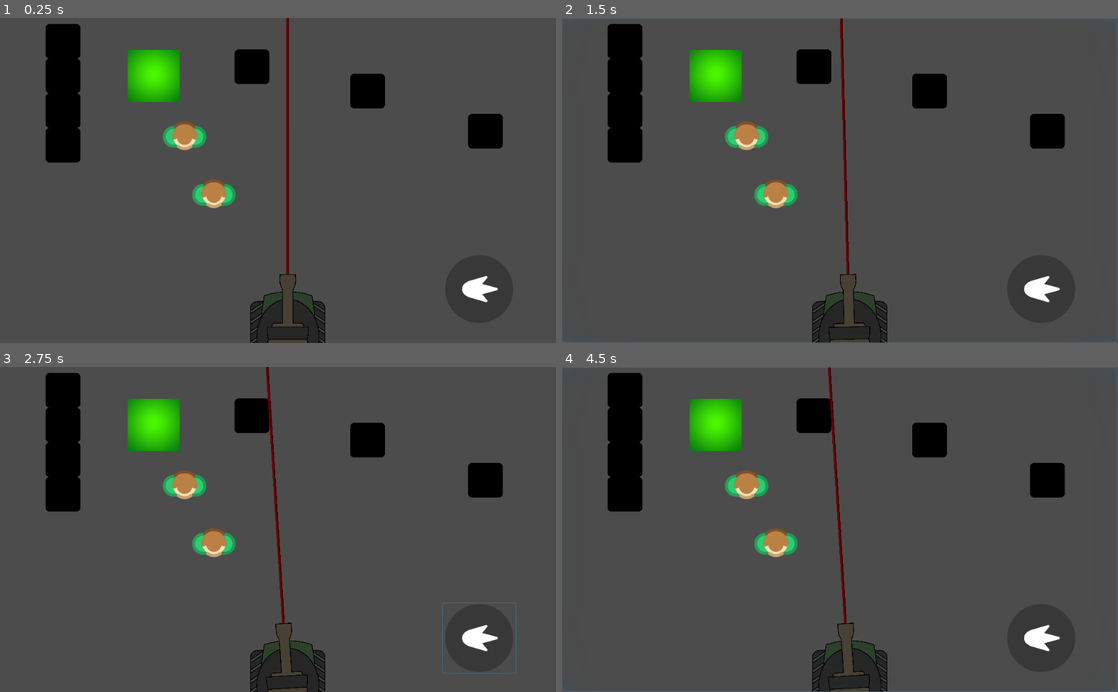
Above: before the commit, frames 1-4 (two rows, left to right).
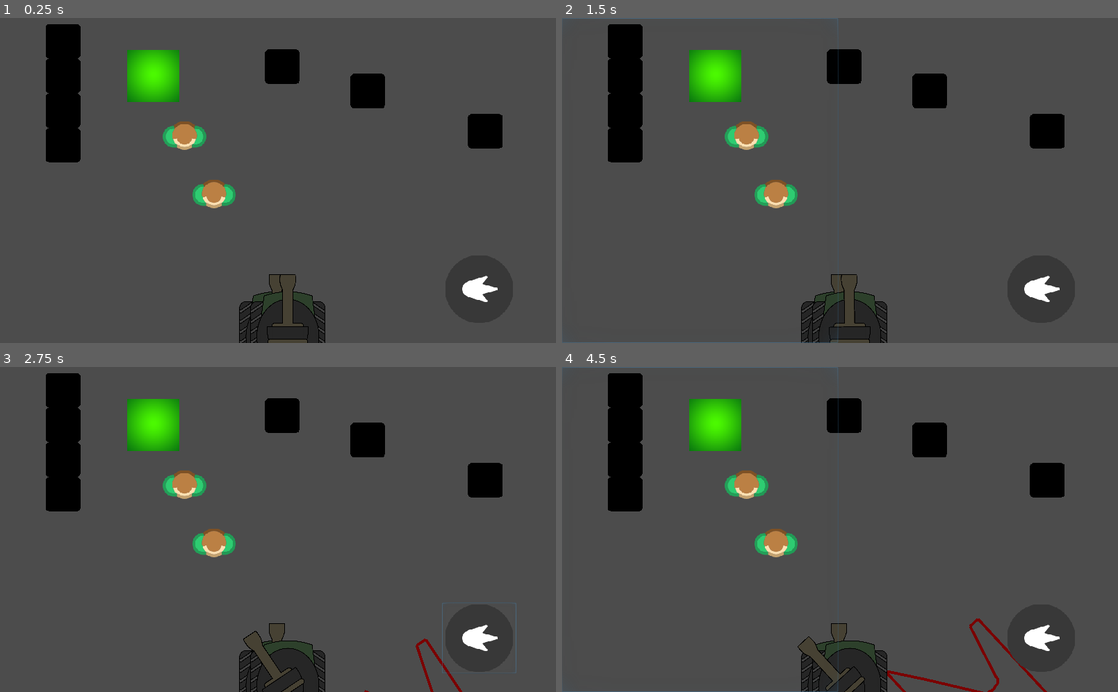
Above: after the commit, the same moments.

Repository: Dieghito124/GodotArcade-1
Game: Godot game, scene res://src/Game.tscn
Two runs of this game, one before a commit and one after it. Both use one fixed random seed, a clock stepped at 60 frames per second and the inputs below. The engine's default icon, where the game draws it, is replaced by a stand-in: a white triangle on a blue panel in a dark square.
Inputs (mouse positions are in pixels of both pictures, inside the frame that each line leads up to):
- Up to frame 1 (0.25 s): no input
- Up to frame 2 (1.5 s): click (840, 180) at 0.52 s; click (701, 180) at 1.27 s
- Up to frame 3 (2.75 s): click (478, 636) at 2.02 s
- Up to frame 4 (4.5 s): click (979, 529) at 2.77 s; click (840, 529) at 3.52 s; click (701, 529) at 4.27 s

The runs differ from the first frame. In frame 1, 2.2% of the frame differs, in the area x 8-91%, y 0-100%; in frame 2, 2.6%; in frame 3, 3.1%; in frame 4, 3.7%, in the area x 8-100%, y 0-100%.

Commit message:
Refactoring and started to work on new things

Diff:
--- a/HUD/HUD.gd
+++ b/HUD/HUD.gd
@@ -3,5 +3,7 @@
 signal shot
 
 func _ready() -> void:
+	print(get_parent().name)
 	$Control/ShotBtn.connect("pressed", get_node("/root/Game/Player"), "_player_shot")
-	$Control/MoveBtn.connect("pressed", get_node("/root/Game/Player"), "_player_move")
+	$Control/MoveButtons/MoveRight.connect("pressed", get_parent(), "_player_move_right")
+	$Control/MoveButtons/MoveLeft.connect("pressed", get_parent(), "_player_move_left")
--- a/HUD/HUD.tscn
+++ b/HUD/HUD.tscn
@@ -12,9 +12,23 @@
 margin_left = -1.36041
 margin_right = -1.36041
 
-[node name="MoveBtn" type="Button" parent="Control"]
+[node name="MoveButtons" type="HBoxContainer" parent="Control"]
 anchor_right = 1.0
 anchor_bottom = 1.0
+
+[node name="MoveLeft" type="Button" parent="Control/MoveButtons"]
+margin_right = 510.0
+margin_bottom = 600.0
+size_flags_horizontal = 3
+size_flags_vertical = 3
+flat = true
+
+[node name="MoveRight" type="Button" parent="Control/MoveButtons"]
+margin_left = 514.0
+margin_right = 1024.0
+margin_bottom = 600.0
+size_flags_horizontal = 3
+size_flags_vertical = 3
 flat = true
 
 [node name="ShotBtn" type="Button" parent="Control"]
--- a/project.godot
+++ b/project.godot
@@ -18,6 +18,11 @@
 config/name="GodotArcade"
 run/main_scene="res://src/Game.tscn"
 config/icon="res://icon.png"
+
+[display]
+
+window/stretch/mode="2d"
+window/stretch/aspect="keep"
 
 [importer_defaults]
 
--- a/src/Game.gd
+++ b/src/Game.gd
@@ -6,8 +6,6 @@
 signal load_menu
 signal unload_game
 signal unload_menu
-signal player_shot
-signal bullet_spawned(cannon_rotation)
 
 var music = true
 
--- a/src/Game.tscn
+++ b/src/Game.tscn
@@ -6,6 +6,7 @@
 [ext_resource path="res://sound/music/CanzoneArcade1(SecondaParte).wav" type="AudioStream" id=4]
 [ext_resource path="res://HUD/HUD.tscn" type="PackedScene" id=5]
 [ext_resource path="res://src/Player.tscn" type="PackedScene" id=6]
+[ext_resource path="res://src/menu/Menu.tscn" type="PackedScene" id=7]
 
 [node name="Game" type="Node"]
 script = ExtResource( 1 )
@@ -24,3 +25,6 @@
 
 [node name="Player" parent="." instance=ExtResource( 6 )]
 position = Vector2( 530, 600 )
+
+[node name="Menu" parent="." instance=ExtResource( 7 )]
+visible = false
--- a/src/Player.gd
+++ b/src/Player.gd
@@ -8,14 +8,17 @@
 var turret_moving : bool = false
 
 func _ready() -> void:
-	pass
+	$Cannon/Laser.add_point(position)
+
+func _process(delta: float) -> void:
+	$Cannon/Laser.add_point($Cannon/Laser/RayCast2D.get_collision_point())
 
 func _player_shot() -> void:
 	if !turret_moving:
 #------------INSTANCIATE THE BULLET WHEN THE BUTTON IS PRESSED & TURRET NOT MOVING------------#
 		$Timers/ShotTimer.start()
 		var bul = bullet_scene.instance()
-		get_node("/root/Game/Player").add_child(bul)
+		get_node("Bullets").add_child(bul)
 		connect("bullet_instanciated", bul, "initialize")
 		emit_signal("bullet_instanciated", $Cannon/ShotPos.global_position, $Cannon.rotation)
 		disconnect("bullet_instanciated", bul, "initialize")
@@ -24,18 +27,40 @@
 		$Cannon/CannonShot.volume_db = rand_range(-2, 2)
 		$Cannon/CannonShot.play()
 
-func _player_move() -> void:
+func _player_move_right() -> void:
 	if !turret_moving:
 #------------ALLOWS TO ROTATE ONLY IF THE PREVIOUS ROTATION IS FINISHED------------#
 		var angle = $Cannon.get_angle_to(get_global_mouse_position()) + PI/2
 		if angle > PI:
-			if get_global_mouse_position().x < get_viewport_rect().size.x / 2:
-				angle = $Cannon.get_angle_to(get_global_mouse_position()) - 3*PI/2
-			if get_global_mouse_position().x > get_viewport_rect().size.x / 2:
-				angle = $Cannon.get_angle_to(get_global_mouse_position()) + PI/2
+			angle = $Cannon.get_angle_to(get_global_mouse_position()) + PI/2
 		$Tween.interpolate_property($Cannon, "rotation", $Cannon.rotation,
 			$Cannon.rotation + angle, 2, Tween.TRANS_SINE, Tween.EASE_IN_OUT)
 		$Tween.start()
+	pass
+
+func _player_move_left() -> void:
+	if !turret_moving:
+#------------ALLOWS TO ROTATE ONLY IF THE PREVIOUS ROTATION IS FINISHED------------#
+		var angle = $Cannon.get_angle_to(get_global_mouse_position()) + PI/2
+		if angle > PI:
+			angle = $Cannon.get_angle_to(get_global_mouse_position()) + 3*PI/2
+		$Tween.interpolate_property($Cannon, "rotation", $Cannon.rotation,
+			$Cannon.rotation + angle, 2, Tween.TRANS_SINE, Tween.EASE_IN_OUT)
+		$Tween.start()
+	pass
+
+#func _player_move() -> void:
+#	if !turret_moving:
+##------------ALLOWS TO ROTATE ONLY IF THE PREVIOUS ROTATION IS FINISHED------------#
+#		var angle = $Cannon.get_angle_to(get_global_mouse_position()) + PI/2
+#		if angle > PI:
+#			if get_global_mouse_position().x < get_viewport_rect().size.x / 2:
+#				angle = $Cannon.get_angle_to(get_global_mouse_position()) - 3*PI/2
+#			if get_global_mouse_position().x > get_viewport_rect().size.x / 2:
+#				angle = $Cannon.get_angle_to(get_global_mouse_position()) + PI/2
+#		$Tween.interpolate_property($Cannon, "rotation", $Cannon.rotation,
+#			$Cannon.rotation + angle, 2, Tween.TRANS_SINE, Tween.EASE_IN_OUT)
+#		$Tween.start()
 
 func _on_Tween_started(object: Object, key: NodePath) -> void:
 	turret_moving = true
--- a/src/Player.tscn
+++ b/src/Player.tscn
@@ -3,11 +3,11 @@
 [ext_resource path="res://src/Player.gd" type="Script" id=1]
 [ext_resource path="res://src/Bullet.tscn" type="PackedScene" id=2]
 [ext_resource path="res://assets/Tank/tank_body_test.png" type="Texture" id=3]
-[ext_resource path="res://src/Cannon.gd" type="Script" id=4]
-[ext_resource path="res://assets/Tank/Laser.png" type="Texture" id=5]
-[ext_resource path="res://assets/Tank/tank_cannon_test.png" type="Texture" id=6]
-[ext_resource path="res://sound/SFX/TankShot1.wav" type="AudioStream" id=7]
-[ext_resource path="res://sound/SFX/turret_rotation.ogg" type="AudioStream" id=8]
+[ext_resource path="res://assets/Tank/Laser.png" type="Texture" id=4]
+[ext_resource path="res://assets/Tank/tank_cannon_test.png" type="Texture" id=5]
+[ext_resource path="res://sound/SFX/TankShot1.wav" type="AudioStream" id=6]
+[ext_resource path="res://sound/SFX/turret_rotation.ogg" type="AudioStream" id=7]
+[ext_resource path="res://HUD/HUD.tscn" type="PackedScene" id=8]
 
 [node name="Player" type="Node2D"]
 scale = Vector2( 0.5, 0.5 )
@@ -23,32 +23,35 @@
 texture = ExtResource( 3 )
 
 [node name="Cannon" type="Node2D" parent="."]
-script = ExtResource( 4 )
 
 [node name="ShotPos" type="Position2D" parent="Cannon"]
 position = Vector2( 0, -220 )
 
 [node name="Laser" type="Line2D" parent="Cannon"]
-points = PoolVector2Array( 0, -220, 0, -6000 )
+points = PoolVector2Array( 0, 0 )
 default_color = Color( 0.482353, 0.482353, 0.482353, 1 )
-texture = ExtResource( 5 )
-texture_mode = -916354232
+texture = ExtResource( 4 )
+texture_mode = 0
 round_precision = 32
 
 [node name="RayCast2D" type="RayCast2D" parent="Cannon/Laser"]
+enabled = true
+cast_to = Vector2( 0, -6000 )
+collision_mask = 19
+collide_with_areas = true
 
 [node name="CannonSprite" type="Sprite" parent="Cannon"]
 position = Vector2( 0, -100 )
 scale = Vector2( 0.5, 0.5 )
 z_index = 1
-texture = ExtResource( 6 )
+texture = ExtResource( 5 )
 
 [node name="CannonShot" type="AudioStreamPlayer" parent="Cannon"]
-stream = ExtResource( 7 )
+stream = ExtResource( 6 )
 
 [node name="TurretMove" type="AudioStreamPlayer" parent="Cannon"]
 editor/display_folded = true
-stream = ExtResource( 8 )
+stream = ExtResource( 7 )
 volume_db = -5.0
 pitch_scale = 0.7
 
@@ -64,6 +67,10 @@
 [node name="ShotTimer" type="Timer" parent="Timers"]
 wait_time = 3.0
 one_shot = true
+
+[node name="Bullets" type="Node" parent="."]
+
+[node name="HUD" parent="." instance=ExtResource( 8 )]
 [connection signal="timeout" from="Cannon/TurretMove/RotationDuration" to="." method="_on_RotationDuration_timeout"]
 [connection signal="tween_all_completed" from="Tween" to="." method="_on_Tween_all_completed"]
 [connection signal="tween_started" from="Tween" to="." method="_on_Tween_started"]
--- a/src/World1.tscn
+++ b/src/World1.tscn
@@ -1,46 +1,53 @@
-[gd_scene load_steps=4 format=2]
+[gd_scene load_steps=5 format=2]
 
-[ext_resource path="res://src/CollisionArea.tscn" type="PackedScene" id=1]
-[ext_resource path="res://src/Obstacle.tscn" type="PackedScene" id=2]
-[ext_resource path="res://src/Target.tscn" type="PackedScene" id=3]
+[ext_resource path="res://src/Player.tscn" type="PackedScene" id=1]
+[ext_resource path="res://src/CollisionArea.tscn" type="PackedScene" id=2]
+[ext_resource path="res://src/Obstacle.tscn" type="PackedScene" id=3]
+[ext_resource path="res://src/Target.tscn" type="PackedScene" id=4]
 
 [node name="World1" type="Node2D"]
 __meta__ = {
 "_edit_vertical_guides_": [  ]
 }
 
+[node name="Player" parent="." instance=ExtResource( 1 )]
+position = Vector2( 510, 600 )
+
 [node name="Areas" type="Node" parent="."]
+editor/display_folded = true
 
-[node name="CollisionArea" parent="Areas" instance=ExtResource( 1 )]
+[node name="CollisionArea" parent="Areas" instance=ExtResource( 2 )]
 position = Vector2( 282.549, 107.479 )
 
 [node name="Obstacles" type="Node" parent="."]
+editor/display_folded = true
 
-[node name="StaticBody2D" parent="Obstacles" instance=ExtResource( 2 )]
+[node name="StaticBody2D" parent="Obstacles" instance=ExtResource( 3 )]
 position = Vector2( 893.849, 209.12 )
 
-[node name="StaticBody2D2" parent="Obstacles" instance=ExtResource( 2 )]
+[node name="StaticBody2D2" parent="Obstacles" instance=ExtResource( 3 )]
 position = Vector2( 677.327, 135.095 )
 
-[node name="StaticBody2D3" parent="Obstacles" instance=ExtResource( 2 )]
-position = Vector2( 463.849, 89.7096 )
+[node name="StaticBody2D3" parent="Obstacles" instance=ExtResource( 3 )]
+position = Vector2( 520, 90 )
 
-[node name="StaticBody2D4" parent="Obstacles" instance=ExtResource( 2 )]
+[node name="StaticBody2D4" parent="Obstacles" instance=ExtResource( 3 )]
 position = Vector2( 116, 235 )
 
-[node name="StaticBody2D5" parent="Obstacles" instance=ExtResource( 2 )]
+[node name="StaticBody2D5" parent="Obstacles" instance=ExtResource( 3 )]
 position = Vector2( 116, 171 )
 
-[node name="StaticBody2D6" parent="Obstacles" instance=ExtResource( 2 )]
+[node name="StaticBody2D6" parent="Obstacles" instance=ExtResource( 3 )]
 position = Vector2( 116, 107 )
 
-[node name="StaticBody2D7" parent="Obstacles" instance=ExtResource( 2 )]
+[node name="StaticBody2D7" parent="Obstacles" instance=ExtResource( 3 )]
 position = Vector2( 116, 43 )
 
 [node name="Targets" type="Node" parent="."]
+editor/display_folded = true
 
-[node name="GreenTarg" parent="Targets" instance=ExtResource( 3 )]
+[node name="GreenTarg" parent="Targets" instance=ExtResource( 4 )]
 position = Vector2( 339.917, 217.147 )
 
-[node name="GreenTarg2" parent="Targets" instance=ExtResource( 3 )]
+[node name="GreenTarg2" parent="Targets" instance=ExtResource( 4 )]
 position = Vector2( 394.21, 324.627 )
--- /dev/null
+++ b/src/menu/Menu.gd
@@ -0,0 +1,16 @@
+extends Control
+
+func _ready() -> void:
+	pass
+
+func _on_Play_pressed() -> void:
+	visible = false
+	pass # Replace with function body.
+
+
+func _on_Options_pressed() -> void:
+	pass # Replace with function body.
+
+
+func _on_Credits_pressed() -> void:
+	pass # Replace with function body.
--- /dev/null
+++ b/src/menu/Menu.tscn
@@ -0,0 +1,60 @@
+[gd_scene load_steps=2 format=2]
+
+[ext_resource path="res://src/menu/Menu.gd" type="Script" id=1]
+
+[node name="Menu" type="Control"]
+anchor_right = 1.0
+anchor_bottom = 1.0
+script = ExtResource( 1 )
+
+[node name="Title" type="Label" parent="."]
+margin_left = 50.0
+margin_top = 50.0
+margin_right = 235.0
+margin_bottom = 64.0
+text = "ARCADE GAME WITH GODOT"
+
+[node name="Background" type="TextureRect" parent="."]
+anchor_right = 1.0
+anchor_bottom = 1.0
+
+[node name="MenuEntries" type="VBoxContainer" parent="."]
+anchor_bottom = 1.0
+margin_left = 50.0
+margin_right = 12.0
+custom_constants/separation = 20
+alignment = 1
+
+[node name="Play" type="Button" parent="MenuEntries"]
+margin_top = 205.0
+margin_right = 200.0
+margin_bottom = 255.0
+rect_min_size = Vector2( 200, 50 )
+text = "PLAY"
+
+[node name="Options" type="Button" parent="MenuEntries"]
+margin_top = 275.0
+margin_right = 200.0
+margin_bottom = 325.0
+rect_min_size = Vector2( 200, 50 )
+text = "OPTIONS"
+
+[node name="Credits" type="Button" parent="MenuEntries"]
+margin_top = 345.0
+margin_right = 200.0
+margin_bottom = 395.0
+rect_min_size = Vector2( 200, 50 )
+text = "CREDITS"
+
+[node name="OptionsPanel" type="Panel" parent="."]
+visible = false
+margin_right = 40.0
+margin_bottom = 40.0
+
+[node name="CreditsPanel" type="Panel" parent="."]
+visible = false
+margin_right = 40.0
+margin_bottom = 40.0
+[connection signal="pressed" from="MenuEntries/Play" to="." method="_on_Play_pressed"]
+[connection signal="pressed" from="MenuEntries/Options" to="." method="_on_Options_pressed"]
+[connection signal="pressed" from="MenuEntries/Credits" to="." method="_on_Credits_pressed"]
Not shown: 1 places in src/Game.tscn that only renumber resources
